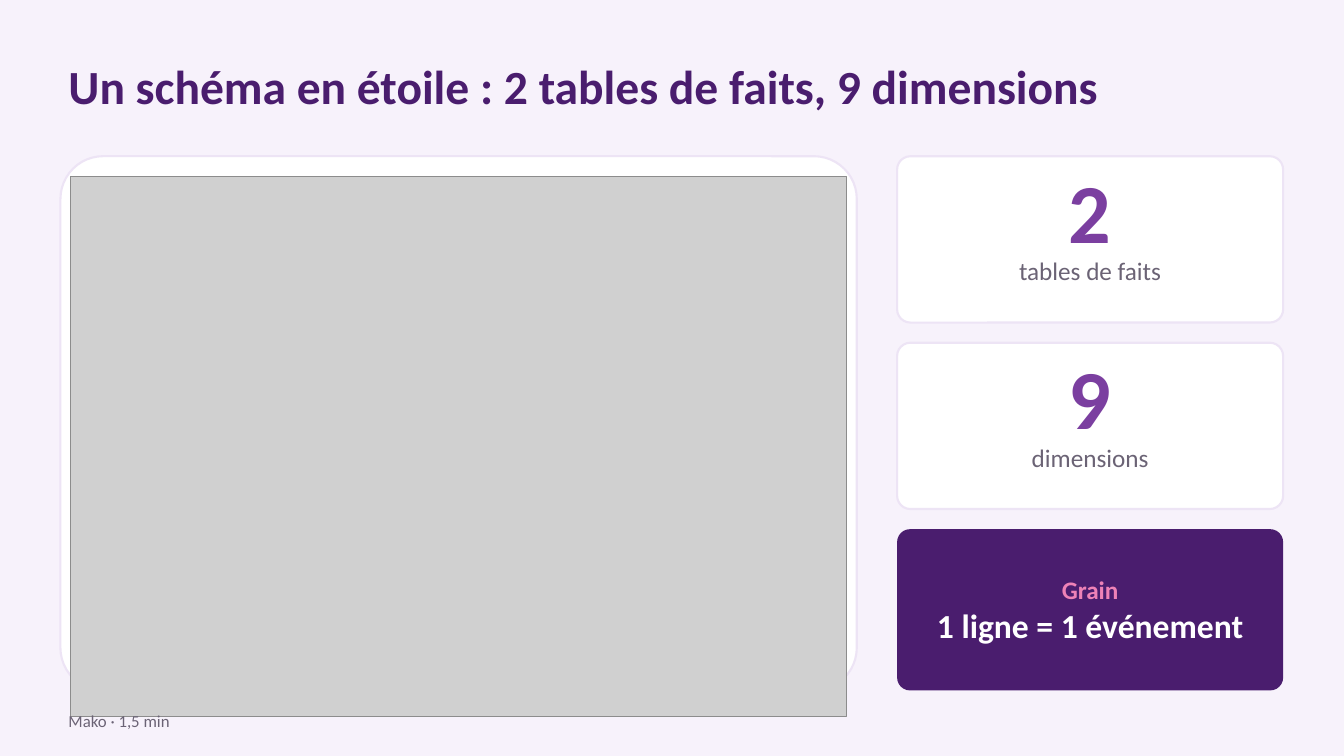
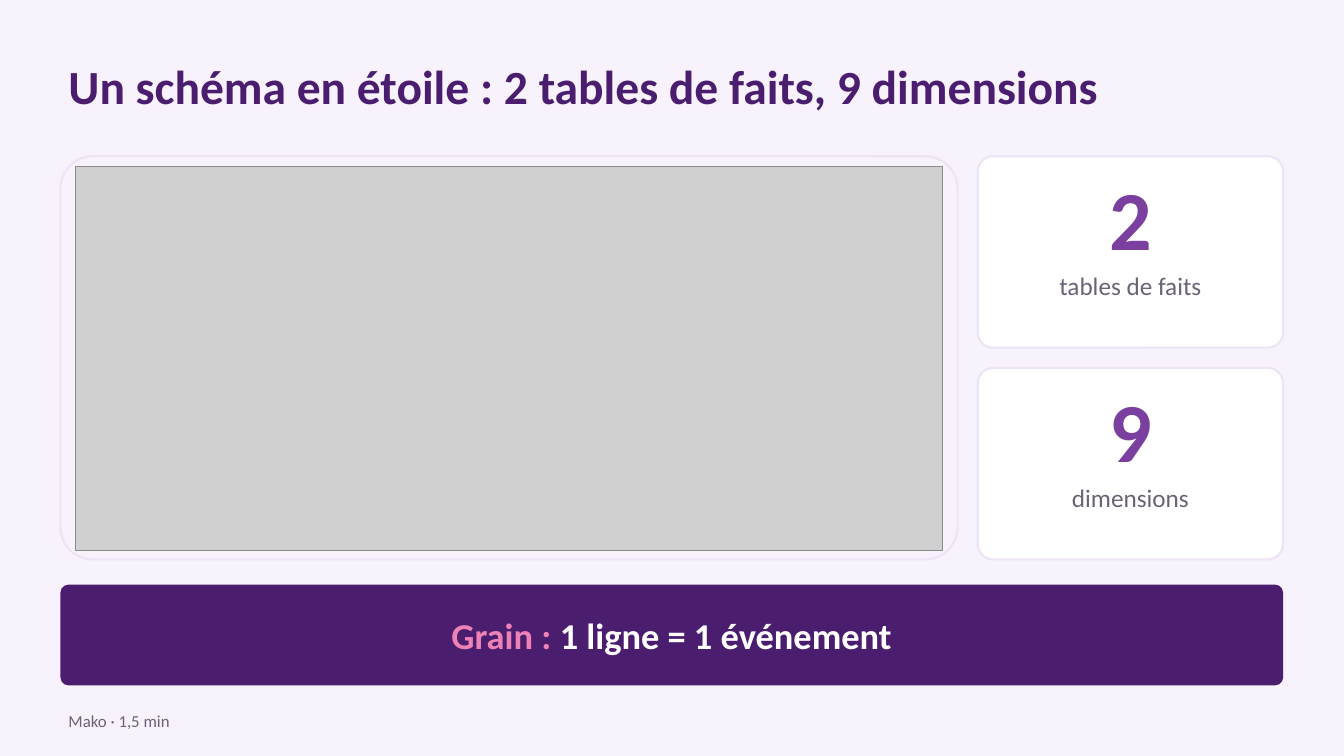
Before and after one commit to fatouu50/Port-Safety-Incident-Analytics-M2-IAMD-Gestion-des-Donn-es-Massives-, a slide deck: slide 5 of 09_PRESENTATION/presentation_projet11.pptx. Drawn at 1344x756 pixels with LibreOffice and Linux fonts; fonts in the diff are those of the drawing; grey boxes stand for pictures. Boxes give left, top, right and bottom in pixels: in the first picture for what was removed or moved away, otherwise in the second. Text is boxed around its words. In the diff, an @@ line names an element or a change of style, - is before the commit and + after.

Commit message:
09_PRESENTATION : présentation mise à jour (schéma en étoile simplifié)

```diff
--- a/09_PRESENTATION/presentation_projet11.pptx
+++ b/09_PRESENTATION/presentation_projet11.pptx
@@ rounded rectangle: place and size @@
-rounded rectangle at [60, 156, 857, 691]
+rounded rectangle at [60, 156, 958, 560]
@@ rounded rectangle at [60, 156, 958, 560]: fill #FFFFFF to #F7F2FB @@
@@ picture: place and size @@
-picture at [71, 176, 847, 716]
+picture at [76, 166, 943, 551]
@@ text "2": place and size @@
-text "2" at [1069, 188, 1112, 243]
+text "2" at [1109, 195, 1152, 250]
@@ rounded rectangle: place and size @@
-rounded rectangle at [897, 156, 1284, 323]
+rounded rectangle at [978, 156, 1284, 348]
@@ text "tables de faits": place and size @@
-text "tables de faits" at [1019, 262, 1161, 280]
+text "tables de faits" at [1059, 277, 1201, 295]
@@ text "9": place and size @@
-text "9" at [1069, 374, 1112, 429]
+text "9" at [1109, 407, 1152, 462]
@@ rounded rectangle: place and size @@
-rounded rectangle at [897, 343, 1284, 509]
+rounded rectangle at [978, 368, 1284, 560]
@@ text "dimensions": place and size @@
-text "dimensions" at [1032, 449, 1149, 467]
+text "dimensions" at [1072, 489, 1189, 507]
@@ rounded rectangle: place and size @@
-rounded rectangle at [897, 529, 1284, 691]
+rounded rectangle at [60, 585, 1284, 686]
@@ text at [451, 623, 892, 655]: text changed; size 24 to 26 pt @@
-Grain
-1 ligne = 1 événement
+Grain : 1 ligne = 1 événement
```
